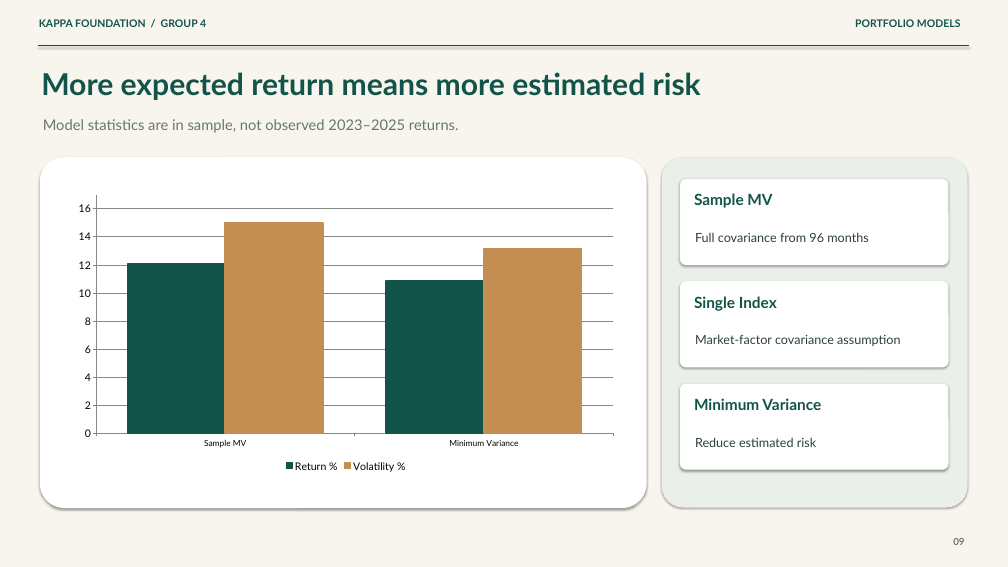
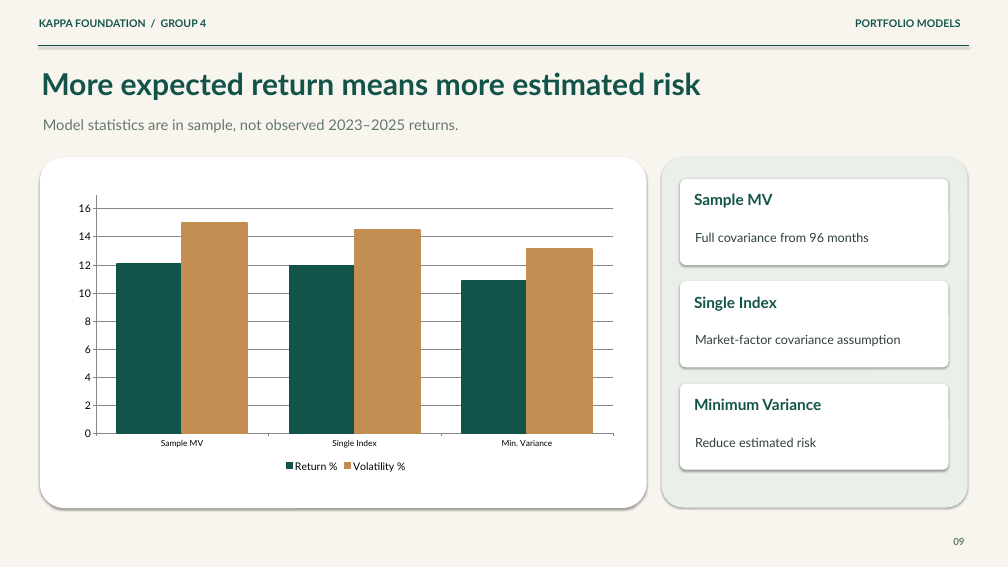
Before and after one commit to lucasnguynn/BFIN-Assignment, a slide deck: slide 9 of Final Submission/Presentation.pptx. Drawn at 1008x567 pixels with LibreOffice and Linux fonts; fonts in the diff are those of the drawing. Boxes give left, top, right and bottom in pixels: in the first picture for what was removed or moved away, otherwise in the second. Text is boxed around its words. In the diff, an @@ line names an element or a change of style, - is before the commit and + after.

```diff
--- a/Final Submission/Presentation.pptx
+++ b/Final Submission/Presentation.pptx
@@ column chart at (x1=68, y1=189, x2=624, y2=474) @@
-categories: Sample MV, Minimum Variance
+categories: Sample MV, Single Index, Min. Variance
-Return %: 12, 10.9
+Return %: 12, 11.9, 10.9
-Volatility %: 15, 13.1
+Volatility %: 15, 14.5, 13.1
```
Also in this commit, not shown: 2 other slides changed, 7 other files.
